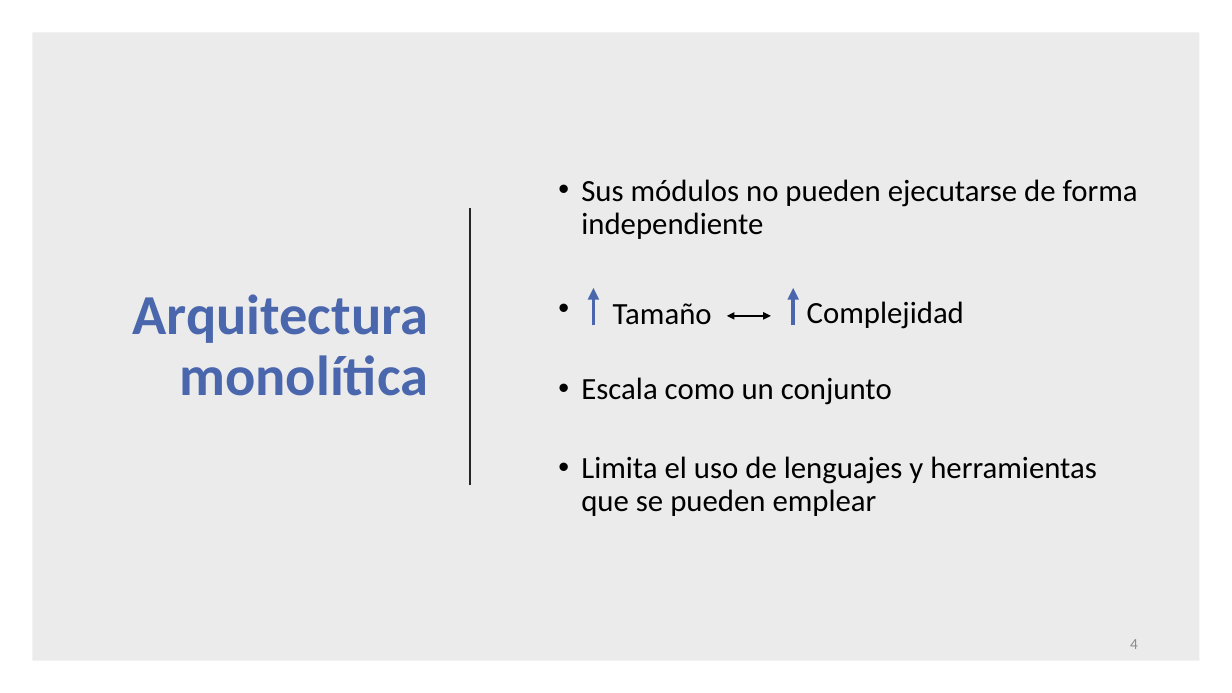
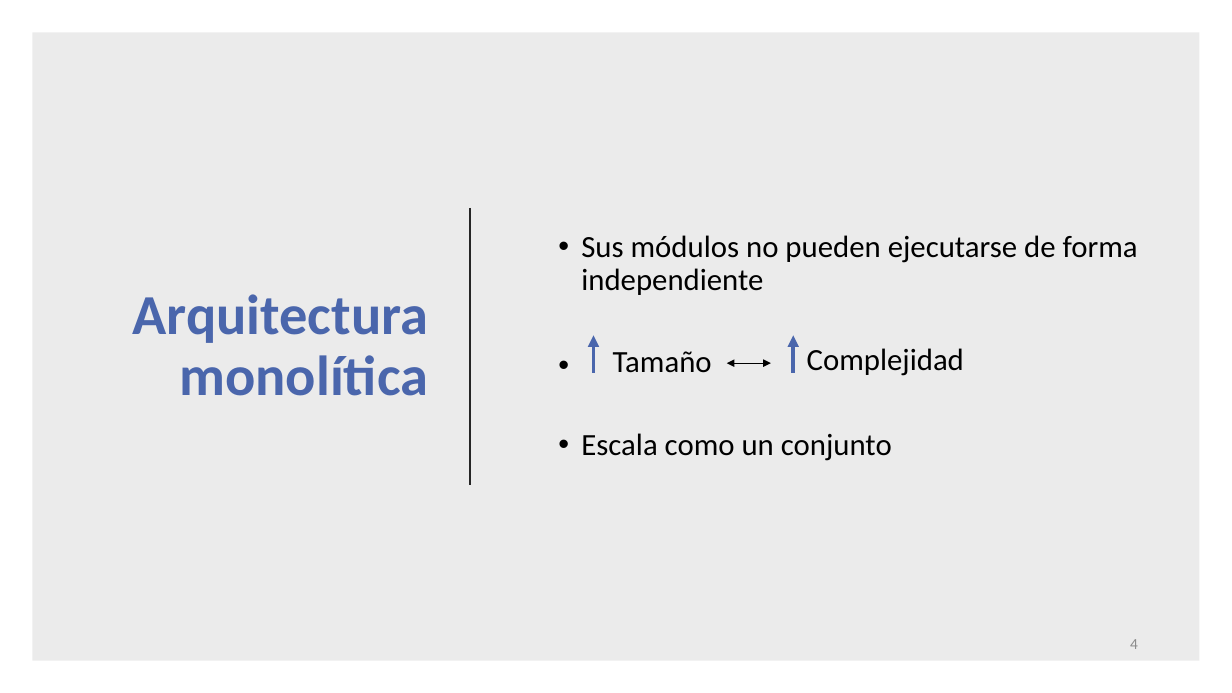
Before and after one commit to VictorIranzo/TFG_Microservices, a slide deck: slide 4 of Trabajo/Presentación/Desarrollo de software basado en microservicios.pptx. Drawn at 1232x693 pixels with LibreOffice and Linux fonts; fonts in the diff are those of the drawing. Boxes give left, top, right and bottom in pixels: in the first picture for what was removed or moved away, otherwise in the second. Text is boxed around its words. In the diff, an @@ line names an element or a change of style, - is before the commit and + after.

```diff
--- a/Trabajo/Presentación/Desarrollo de software basado en microservicios.pptx
+++ b/Trabajo/Presentación/Desarrollo de software basado en microservicios.pptx
@@ text "Tamaño": place and size @@
-text "Tamaño" at (613, 303, 712, 325)
+text "Tamaño" at (613, 351, 712, 373)
@@ 2 arrows, 1 text, 1 double arrow: place and size @@
-2 arrows, 1 text, 1 double arrow at (593, 288, 964, 329)
+2 arrows, 1 text, 1 double arrow at (593, 335, 964, 376)
@@ text at (581, 456, 1097, 516): paragraph removed @@
-  • Limita el uso de lenguajes y herramientas que se pueden emplear
```
Also in this commit, not shown: 11 other slides changed, 5 slides added.
